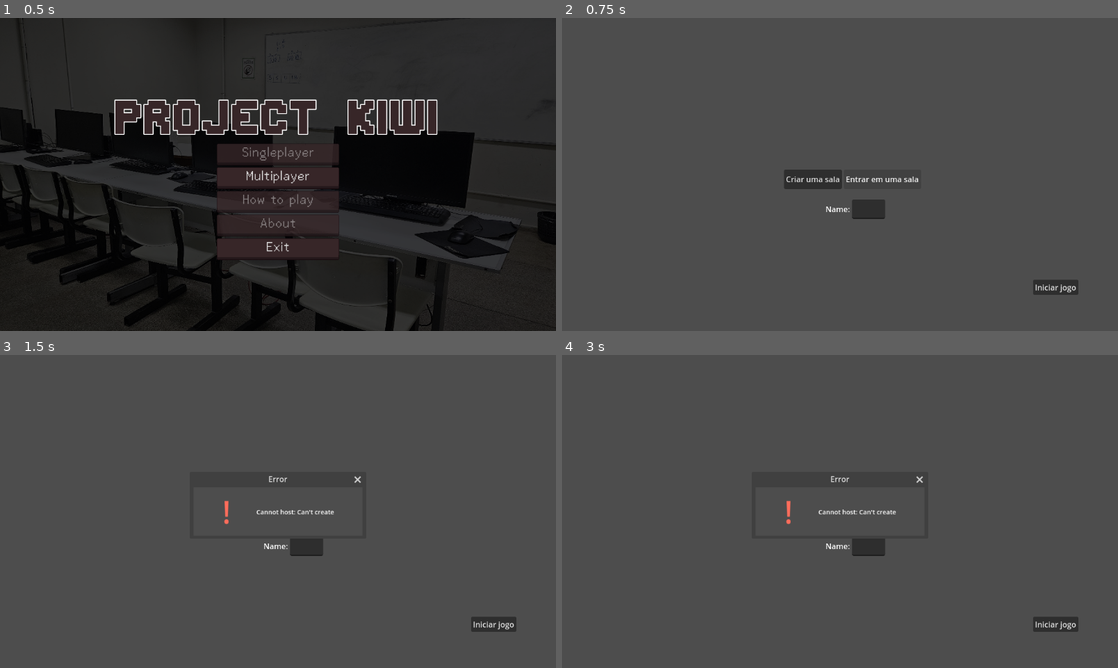
Above: before the commit, frames 1-4 (two rows, left to right).
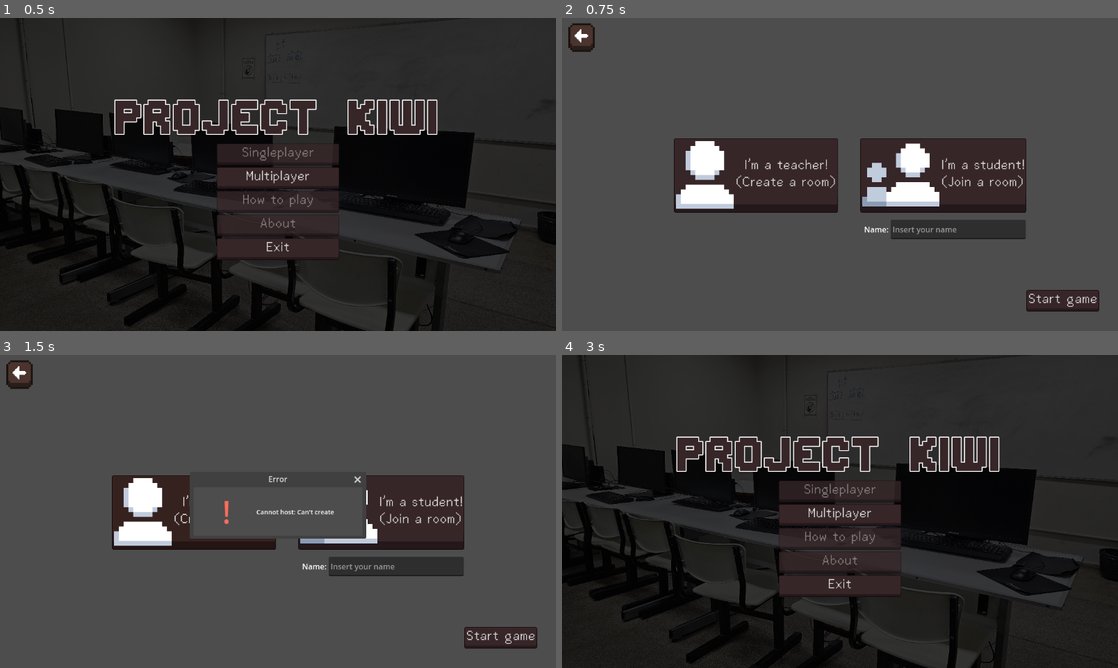
Above: after the commit, the same moments.

Repository: helpmeagain/project-kiwi
Game: Godot game, scene res://src/scenes/main-menu.tscn
The game is run twice, just before and just after one commit, with the same random seed, the same clock (stepped at 60 frames per second) and the same inputs.
Inputs (mouse positions are in pixels of both pictures, inside the frame that each line leads up to):
- Up to frame 1 (0.5 s): no input
- Up to frame 2 (0.75 s): click "Multiplayer" at 0.5 s
- Up to frame 3 (1.5 s): click "Criar uma sala" (after the commit: "I'm a teacher! (Create a room)") at 1.25 s
- Up to frame 4 (3 s): click "Entrar em uma sala" (after the commit: "I'm a student! (Join a room)") at 2 s; click (584, 373) at 2.77 s

Frame 1 is identical in both runs. In frame 2, 17% of the frame differs, in the area x 1-97%, y 1-94%; in frame 3, 11%; in frame 4, 98%, in the area x 0-100%, y 0-100%.

Commit message:
feat: improve multiplayer menu user interface

Diff:
--- a/src/scenes/multiplayer-menu.tscn
+++ b/src/scenes/multiplayer-menu.tscn
@@ -1,45 +1,62 @@
-[gd_scene load_steps=2 format=3 uid="uid://ximeayqp0acg"]
+[gd_scene load_steps=7 format=3 uid="uid://ximeayqp0acg"]
 
 [ext_resource type="Script" uid="uid://v8yuvv247t1q" path="res://src/scripts/multiplayer_menu.gd" id="1_3ekof"]
+[ext_resource type="Theme" uid="uid://ch3x2byuiyaxy" path="res://src/assets/themes/menu.tres" id="2_8ki7d"]
+[ext_resource type="Theme" uid="uid://drabaa7jfibga" path="res://src/assets/themes/small_button.tres" id="2_kfv4g"]
+[ext_resource type="Texture2D" uid="uid://c4ucb36ohohp3" path="res://src/assets/sprites/Left-Arrow.png" id="3_8ki7d"]
+[ext_resource type="Texture2D" uid="uid://h5nmdd2tq5yt" path="res://src/assets/sprites/Person.png" id="3_bv6g3"]
+[ext_resource type="Texture2D" uid="uid://cejxfhqi5mryk" path="res://src/assets/sprites/People.png" id="4_yh32n"]
 
 [node name="Multiplayer-menu" type="Control"]
 layout_mode = 3
 anchors_preset = 15
 anchor_right = 1.0
 anchor_bottom = 1.0
+offset_left = 21.0
+offset_top = 1.0
+offset_right = 21.0
+offset_bottom = 1.0
 grow_horizontal = 2
 grow_vertical = 2
 script = ExtResource("1_3ekof")
 
 [node name="HBoxContainer" type="HBoxContainer" parent="."]
-layout_mode = 0
-offset_left = 460.0
-offset_top = 314.0
-offset_right = 744.0
-offset_bottom = 354.0
+texture_filter = 3
+layout_mode = 1
+anchors_preset = 8
+anchor_left = 0.5
+anchor_top = 0.5
+anchor_right = 0.5
+anchor_bottom = 0.5
+offset_left = -363.0
+offset_top = -74.0
+offset_right = 363.0
+offset_bottom = 74.0
+grow_horizontal = 2
+grow_vertical = 2
+theme = ExtResource("2_8ki7d")
+theme_override_constants/separation = 50
 
 [node name="HostButton" type="Button" parent="HBoxContainer"]
 layout_mode = 2
-text = "Criar uma sala"
+text = "I'm a teacher!
+(Create a room)"
+icon = ExtResource("3_bv6g3")
 
 [node name="JoinButton" type="Button" parent="HBoxContainer"]
+texture_filter = 3
 layout_mode = 2
-text = "Entrar em uma sala"
-
-[node name="StartButton" type="Button" parent="."]
-layout_mode = 0
-offset_left = 976.0
-offset_top = 542.0
-offset_right = 1070.0
-offset_bottom = 573.0
-text = "Iniciar jogo"
+theme = ExtResource("2_8ki7d")
+text = "I'm a student!
+(Join a room)"
+icon = ExtResource("4_yh32n")
 
 [node name="NameInputContainer" type="HBoxContainer" parent="."]
 layout_mode = 0
-offset_left = 546.0
-offset_top = 376.0
-offset_right = 669.0
-offset_bottom = 416.0
+offset_left = 605.0
+offset_top = 417.0
+offset_right = 940.0
+offset_bottom = 457.0
 
 [node name="NameLabel" type="Label" parent="NameInputContainer"]
 layout_mode = 2
@@ -47,6 +64,22 @@
 
 [node name="NameLineEdit" type="LineEdit" parent="NameInputContainer"]
 layout_mode = 2
+size_flags_horizontal = 3
+placeholder_text = "Insert your name"
+
+[node name="StartButton" type="Button" parent="."]
+layout_mode = 1
+anchors_preset = -1
+anchor_left = 0.882
+anchor_top = 0.9
+anchor_right = 0.882
+anchor_bottom = 0.9
+offset_left = -73.064
+offset_top = -19.2
+offset_right = 73.936
+offset_bottom = 19.8
+theme = ExtResource("2_8ki7d")
+text = "Start game"
 
 [node name="Window" type="Window" parent="."]
 title = "Error"
@@ -81,7 +114,25 @@
 horizontal_alignment = 1
 vertical_alignment = 1
 
+[node name="BackButton" type="Button" parent="."]
+texture_filter = 3
+layout_mode = 1
+anchors_preset = -1
+anchor_left = -0.018
+anchor_top = 0.05
+anchor_right = -0.018
+anchor_bottom = 0.05
+offset_left = 23.736
+offset_top = -11.4
+offset_right = 171.736
+offset_bottom = 136.6
+scale = Vector2(0.221184, 0.221184)
+theme = ExtResource("2_kfv4g")
+icon = ExtResource("3_8ki7d")
+icon_alignment = 1
+
 [connection signal="pressed" from="HBoxContainer/HostButton" to="." method="_on_host_button_pressed"]
 [connection signal="pressed" from="HBoxContainer/JoinButton" to="." method="_on_join_button_pressed"]
 [connection signal="pressed" from="StartButton" to="." method="_on_start_button_pressed"]
 [connection signal="close_requested" from="Window" to="." method="_on_window_close_requested"]
+[connection signal="pressed" from="BackButton" to="." method="_on_back_button_pressed"]
--- a/src/scripts/multiplayer_menu.gd
+++ b/src/scripts/multiplayer_menu.gd
@@ -84,3 +84,6 @@
 
 func _on_window_close_requested() -> void:
 	$Window.hide()
+
+func _on_back_button_pressed() -> void:
+	get_tree().change_scene_to_file("res://src/scenes/main-menu.tscn")
Binary file added: src/assets/sprites/Left-Arrow.png
Not shown, added: src/assets/sprites/Left-Arrow.png.import
Binary file added: src/assets/sprites/People.png
Not shown, added: src/assets/sprites/People.png.import
Binary file added: src/assets/sprites/Person.png
Not shown, added: src/assets/sprites/Person.png.import
